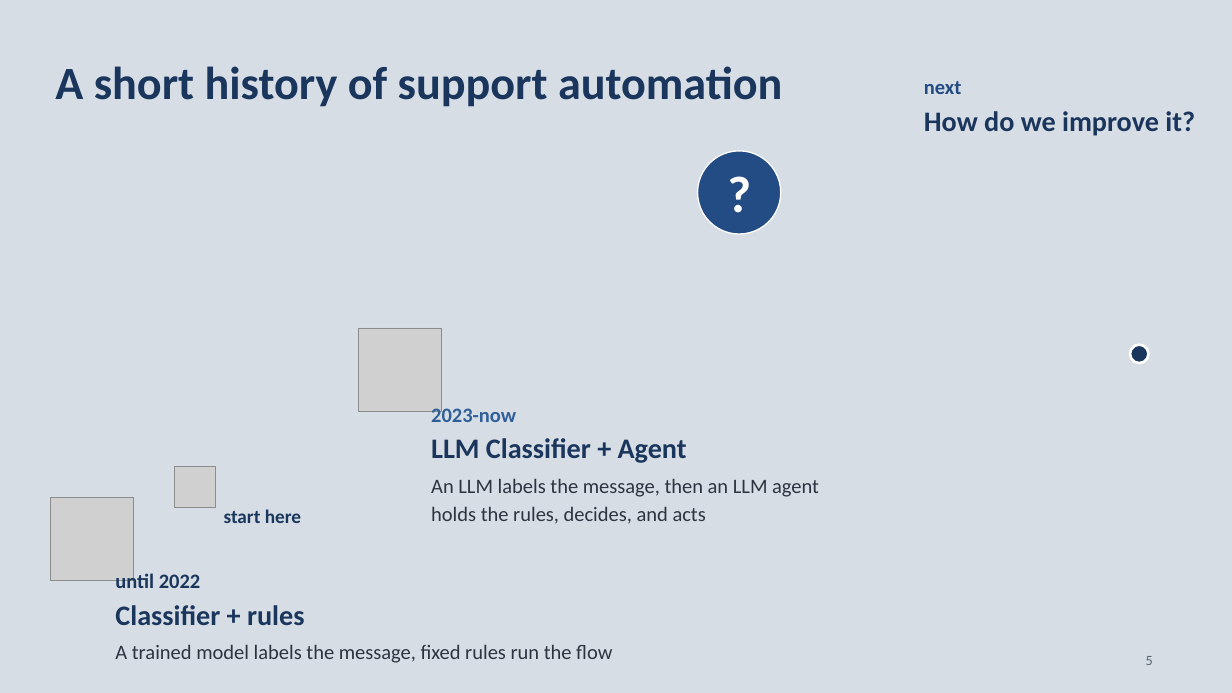
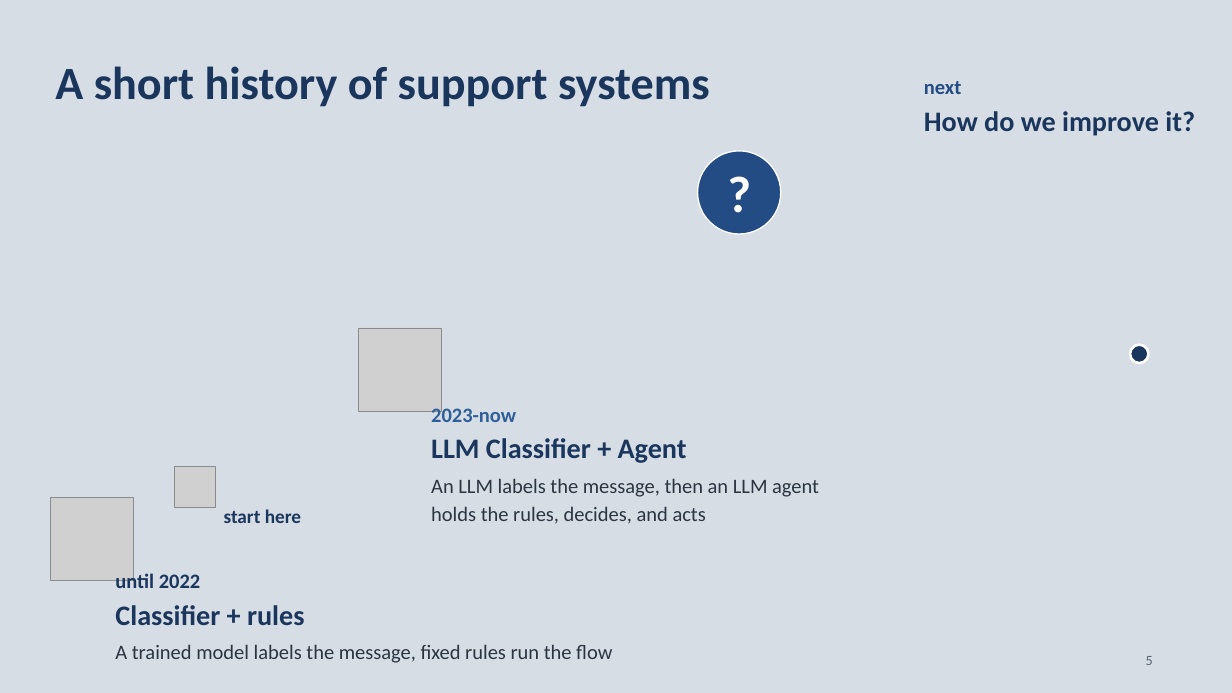
Before and after one commit to neilonthesky/english-presentation, a slide deck: slide 5 of slides/deck.pptx. Drawn at 1232x693 pixels with LibreOffice and Linux fonts; fonts in the diff are those of the drawing; grey boxes stand for pictures; background and template pictures are left out. Boxes give left, top, right and bottom in pixels: in the first picture for what was removed or moved away, otherwise in the second. Text is boxed around its words. In the diff, an @@ line names an element or a change of style, - is before the commit and + after.

```diff
--- a/slides/deck.pptx
+++ b/slides/deck.pptx
@@ text at bbox=[55, 66, 710, 107]: text changed @@
-A short history of support automation
+A short history of support systems
```
Also in this commit, not shown: 2 other slides changed, 4 other files.
